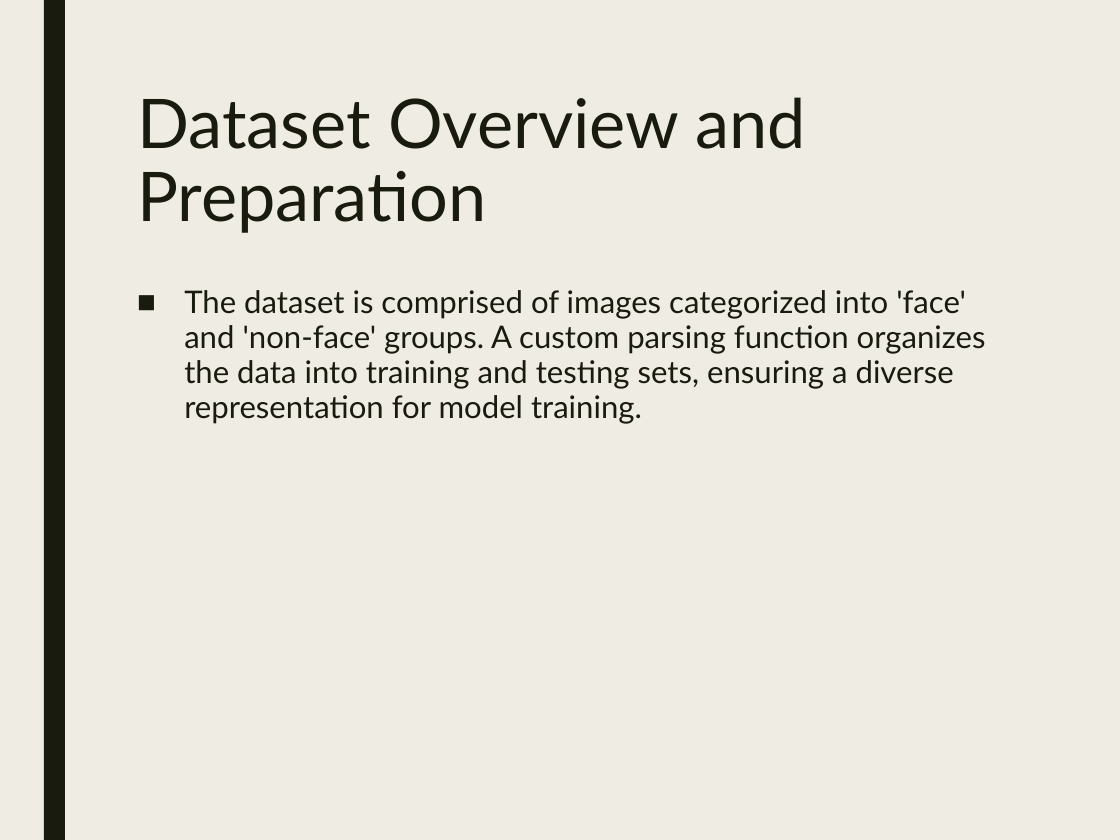
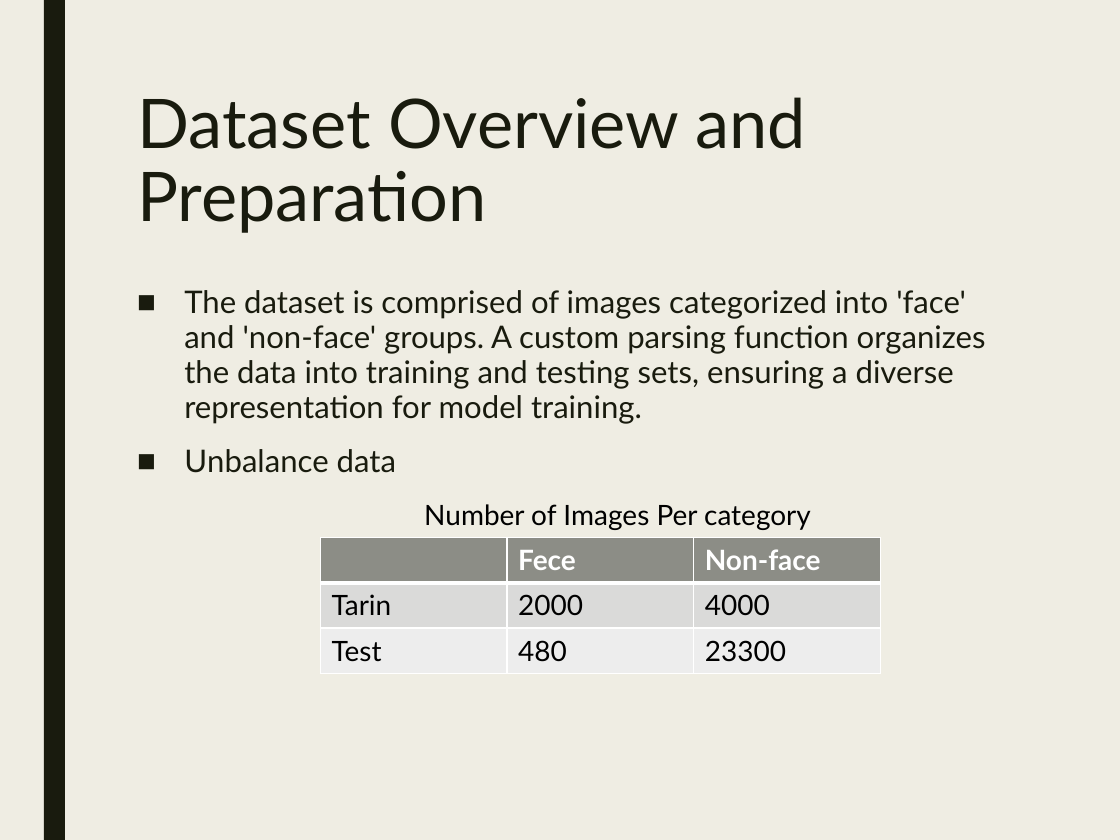
Before and after one commit to ZviSteinOpt/face_recognition, a slide deck: slide 2 of Face_Recognition_Presentation_Revised.pptx (slide 3 before the commit). Drawn at 1120x840 pixels with LibreOffice and Linux fonts; fonts in the diff are those of the drawing. Boxes give left, top, right and bottom in pixels: in the first picture for what was removed or moved away, otherwise in the second. Text is boxed around its words. In the diff, an @@ line names an element or a change of style, - is before the commit and + after.

```diff
--- a/Face_Recognition_Presentation_Revised.pptx
+++ b/Face_Recognition_Presentation_Revised.pptx
@@ text at box(184, 449, 396, 473): paragraph added @@
+■ Unbalance data
@@ text added at box(424, 504, 811, 530), 18 pt, text #000000 @@
+Number of Images Per category
@@ table added at box(320, 538, 881, 674), 3 rows, 3 columns @@
+ | Fece | Non-face
+Tarin | 2000 | 4000
+Test | 480 | 23300
```
Also in this commit, not shown: 8 other slides changed, 2 slides added, 3 slides removed, 10 other files.
